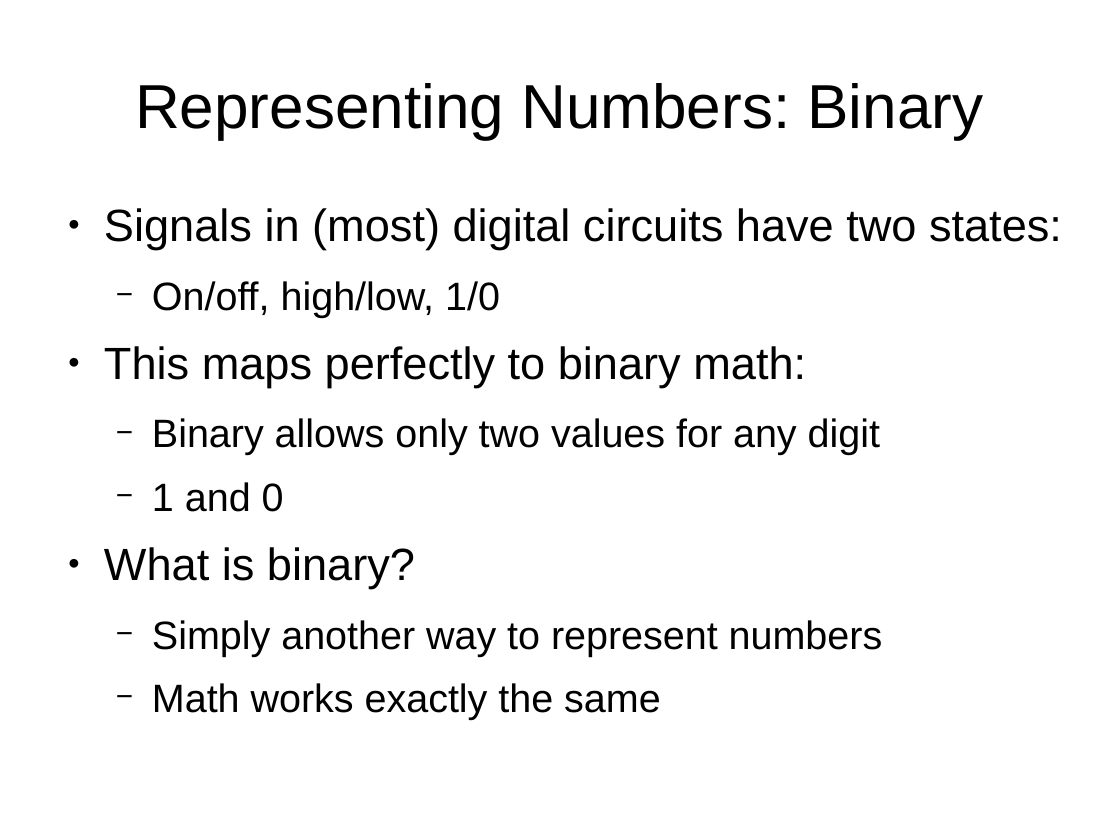
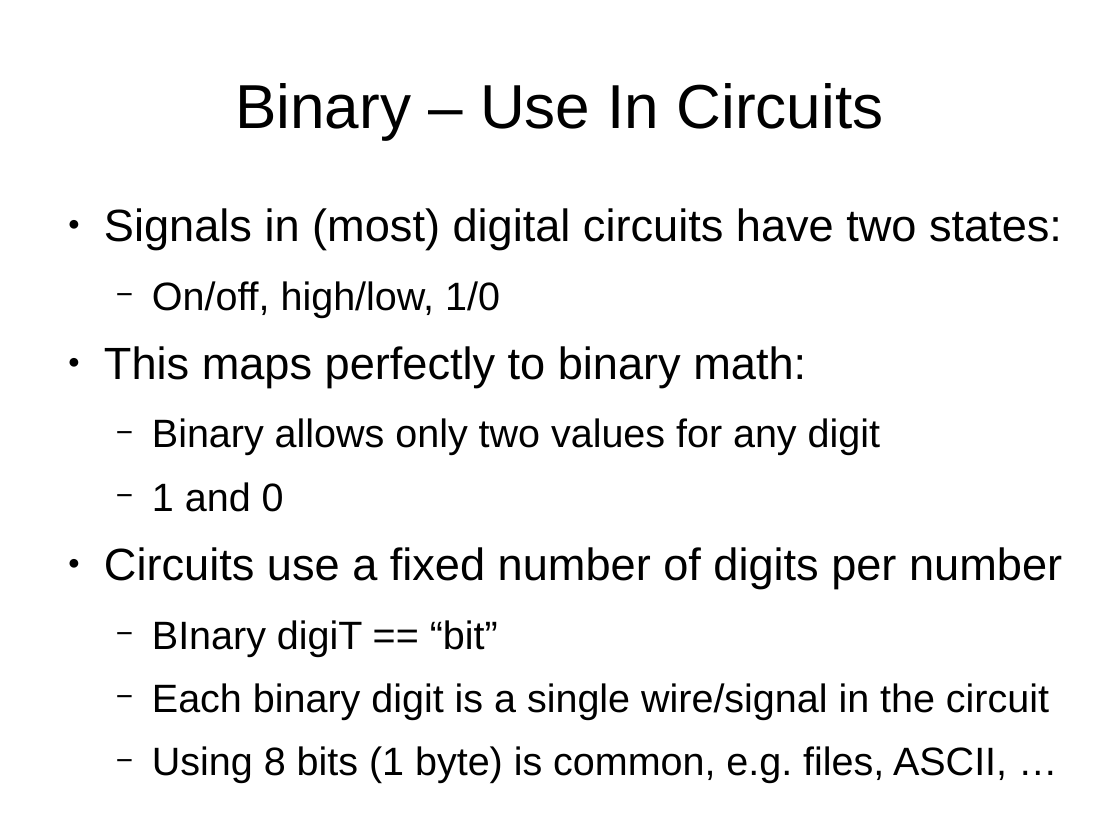
Before and after one commit to swarren/presentations, a slide deck: slide 5 of bus-protocols/bus-protocols.odp (slide 4 before the commit). Drawn at 1120x840 pixels with LibreOffice and Linux fonts; fonts in the diff are those of the drawing. Boxes give left, top, right and bottom in pixels: in the first picture for what was removed or moved away, otherwise in the second. Text is boxed around its words. In the diff, an @@ line names an element or a change of style, - is before the commit and + after.

```diff
--- a/bus-protocols/bus-protocols.odp
+++ b/bus-protocols/bus-protocols.odp
@@ title at (x1=235, y1=83, x2=884, y2=139): text changed @@
-Representing Numbers: Binary
+Binary – Use In Circuits
@@ text at (x1=104, y1=547, x2=1062, y2=783): text changed @@
-● What is binary?
-  − Simply another way to represent numbers
-  − Math works exactly the same
+● Circuits use a fixed number of digits per number
+  − BInary digiT == “bit”
+  − Each binary digit is a single wire/signal in the circuit
+  − Using 8 bits (1 byte) is common, e.g. files, ASCII, …
```
Also in this commit, not shown: 13 other slides changed, 1 slide added, 4 other files.
